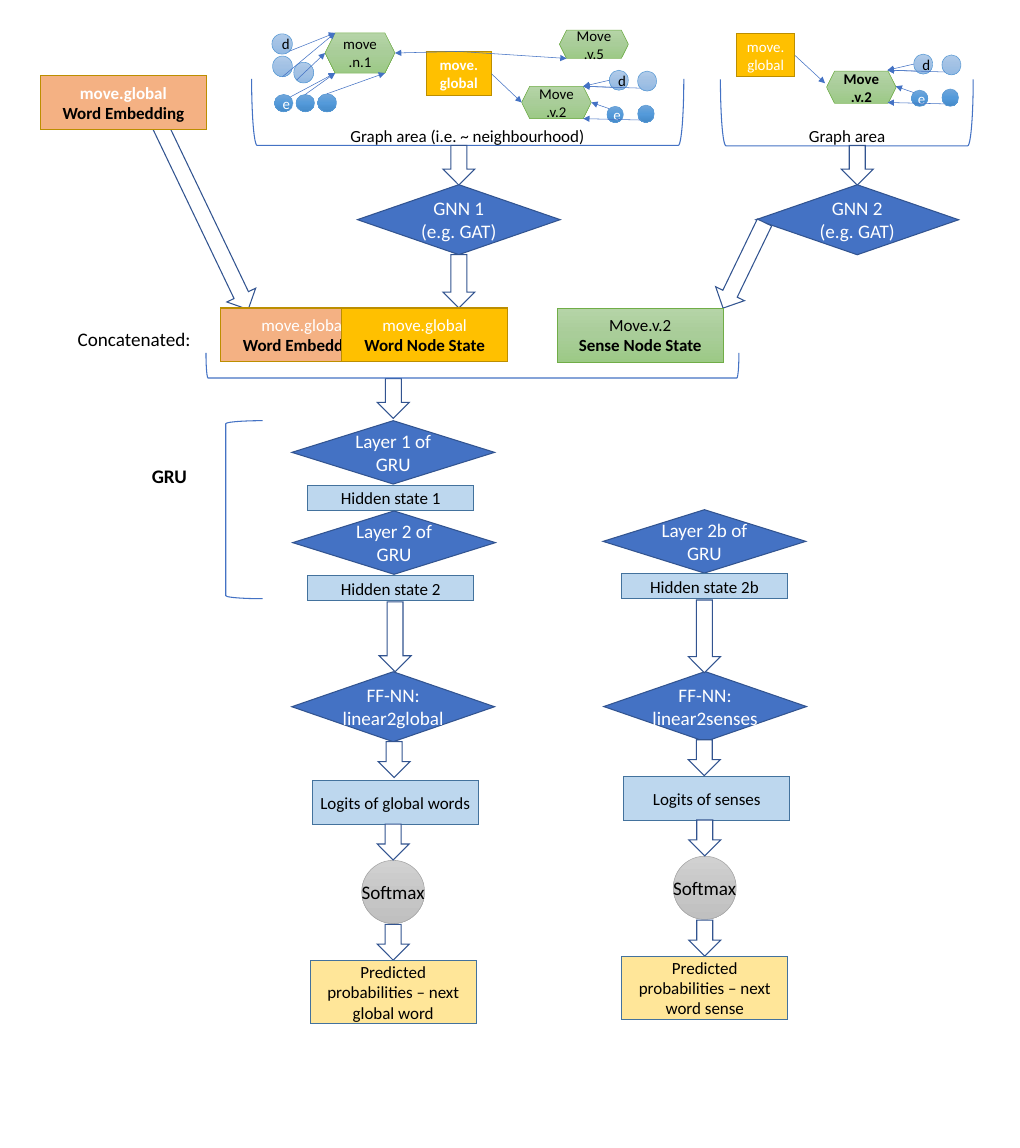
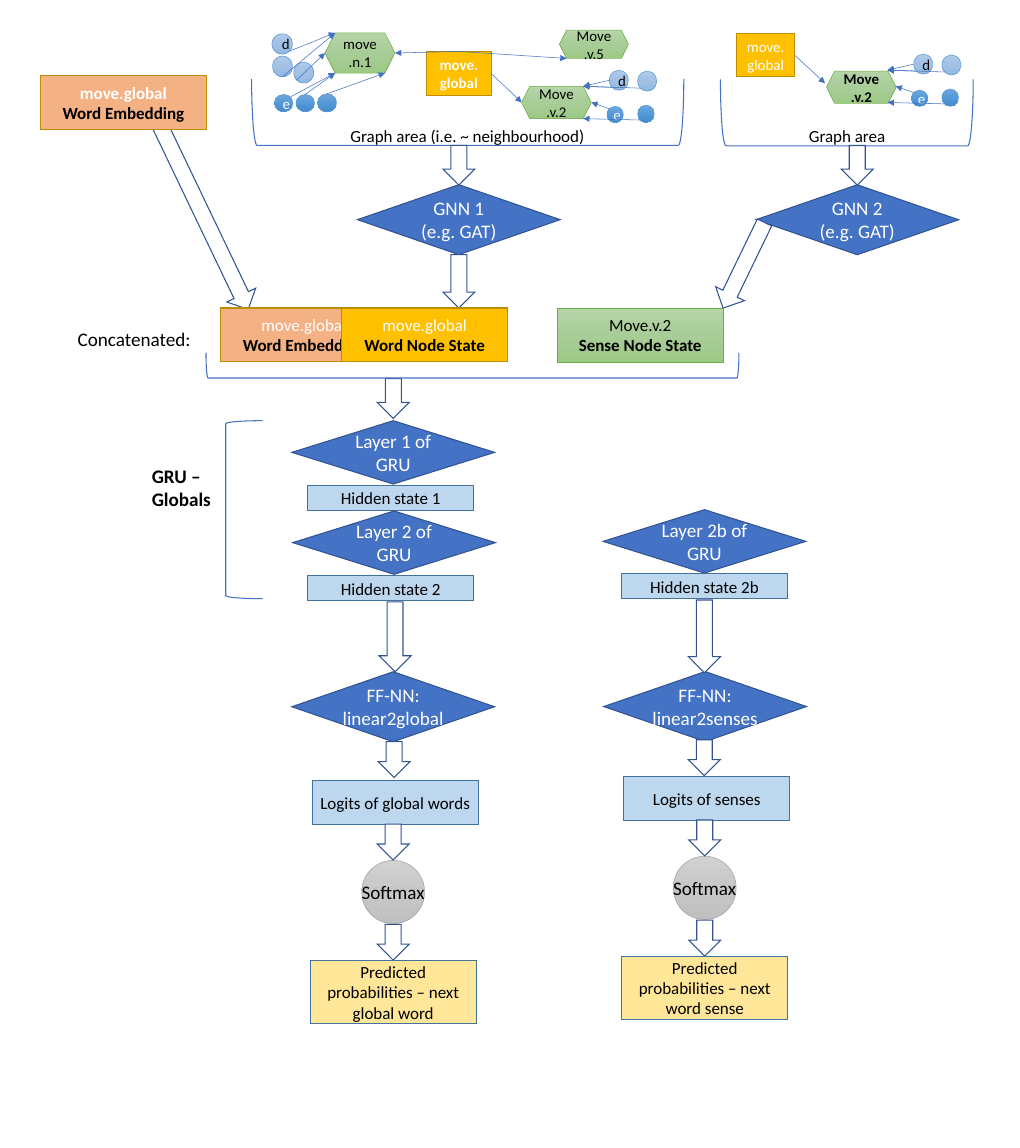
Before and after one commit to AndreaLK3/Multi-sense-LM, a slide deck: slide 1 of Media/SenseArchitecture.pptx. Drawn at 1020x1148 pixels with LibreOffice and Linux fonts; fonts in the diff are those of the drawing. Boxes give left, top, right and bottom in pixels: in the first picture for what was removed or moved away, otherwise in the second. Text is boxed around its words. In the diff, an @@ line names an element or a change of style, - is before the commit and + after.

```diff
--- a/Media/SenseArchitecture.pptx
+++ b/Media/SenseArchitecture.pptx
@@ text at box(152, 470, 211, 506): text changed @@
-GRU
+GRU –
+Globals
```
Also in this commit, not shown: 4 other files.
